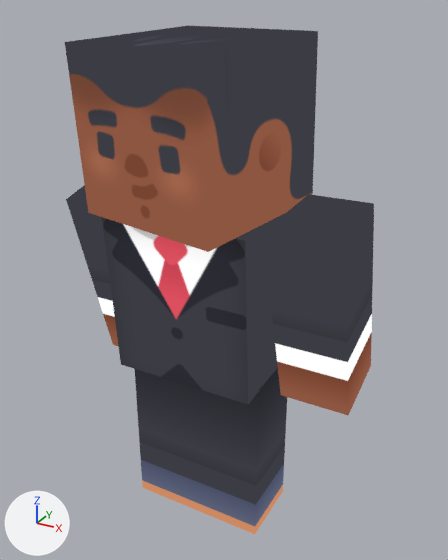
A saved change to the glTF model models/character-q.glb.
One viewpoint serves both versions: a 50 mm camera at (1.56, -2.68, 2.81) aimed at (0.04, 0.07, 1.44). Lighting does not change. The marker at lower left points along +X, +Y and +Z. The first picture is the older version. Both versions are drawn at frame 21 of the action 'idle'; the numbers are the values there.

Names of what the first picture shows: 'arm-left', 'arm-right', 'head', 'leg-left', 'leg-right', 'torso'.
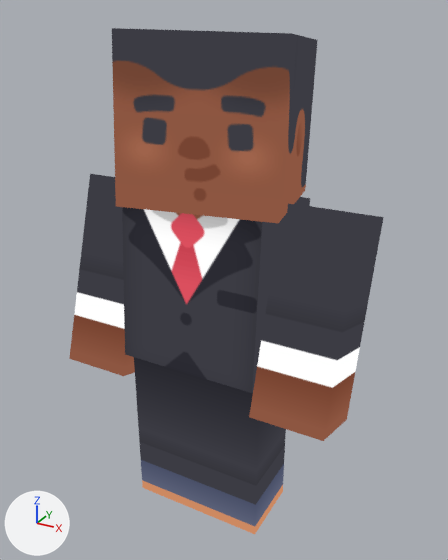
The change, as JSON lines over the scene's bpy script:
```json
{"op": "set", "path": "ob_torso.rotation_euler", "old": "(0.0672, 0.0, 0.0)", "new": "(-0.0757, 0.0, 0.0)", "note": "degrees (3.9, 0, 0) -> degrees (-4.3, 0, 0)"}
{"op": "set", "path": "ob_arm_left.rotation_euler", "old": "(0.202, 0.0, 0.0)", "new": "(-0.227, 0.0, 0.0)", "note": "degrees (12, 0, 0) -> degrees (-13, 0, 0)"}
{"op": "set", "path": "ob_arm_right.rotation_euler", "old": "(0.202, 0.0, 0.0)", "new": "(-0.227, 0.0, 0.0)", "note": "degrees (12, 0, 0) -> degrees (-13, 0, 0)"}
{"op": "set", "path": "ob_head.rotation_euler", "old": "(0.0, 0.0, -0.202)", "new": "(0.0, 0.0, 0.227)", "note": "degrees (0, 0, -12) -> degrees (0, 0, 13)"}
```

Changed parts and their boxes [x1, y1, x2, y2] in the pictures (448 x 560 px):
```json
{"object": "head", "change": "turned", "before": [65, 26, 318, 252], "after": [112, 28, 318, 223]}
{"object": "torso", "change": "turned", "before": [102, 217, 278, 404], "after": [122, 197, 310, 393]}
{"object": "arm-left", "change": "turned", "before": [263, 194, 374, 415], "after": [249, 204, 384, 441]}
{"object": "arm-right", "change": "turned", "before": [66, 185, 119, 347], "after": [69, 174, 135, 376]}
```
